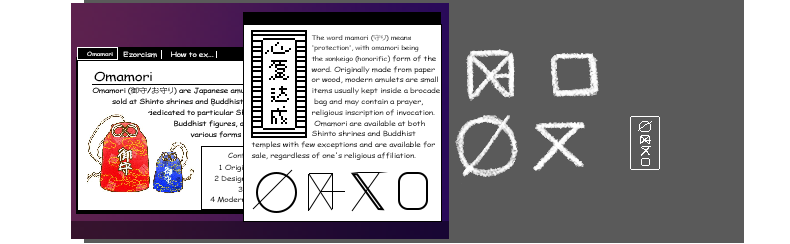
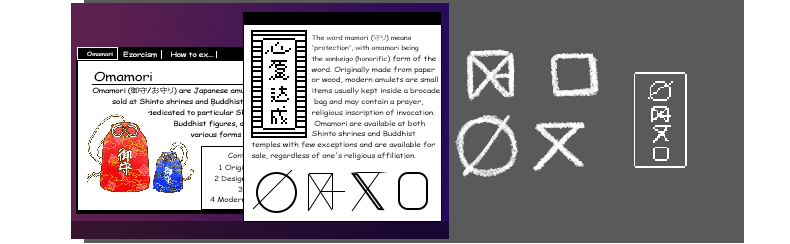
Before/after of a 790px x 244px layered artwork. What changed in the layer stack:
painted on "amulet" over [630, 72, 687, 170]
